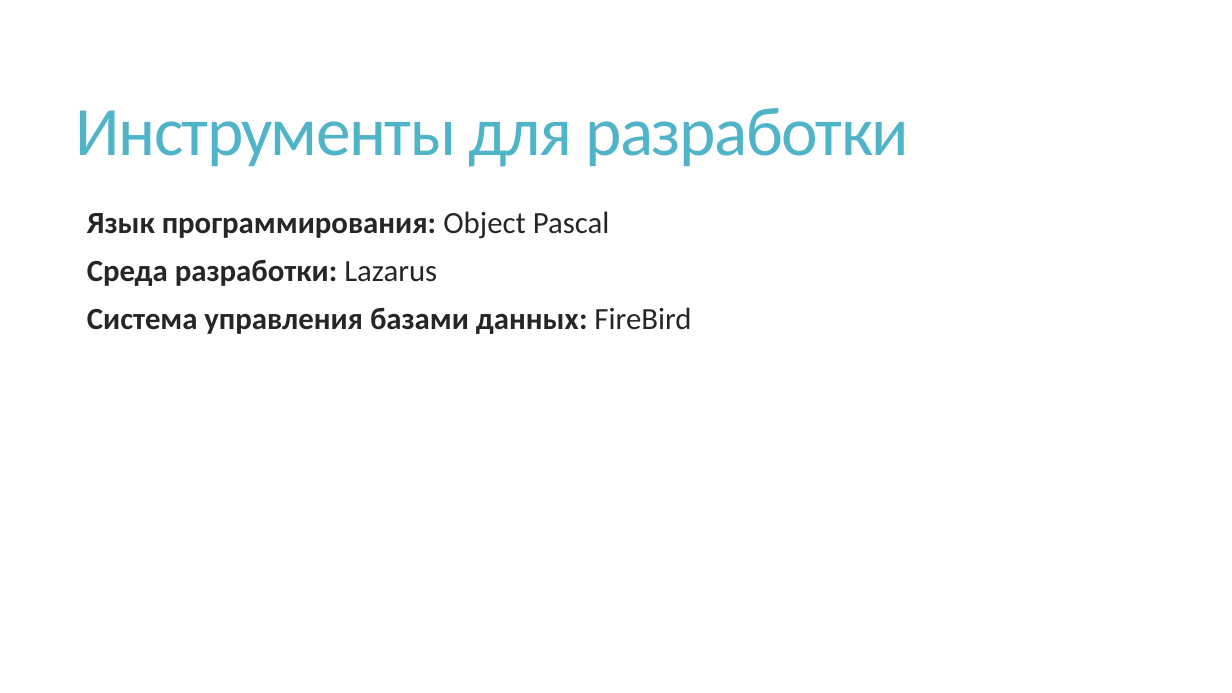
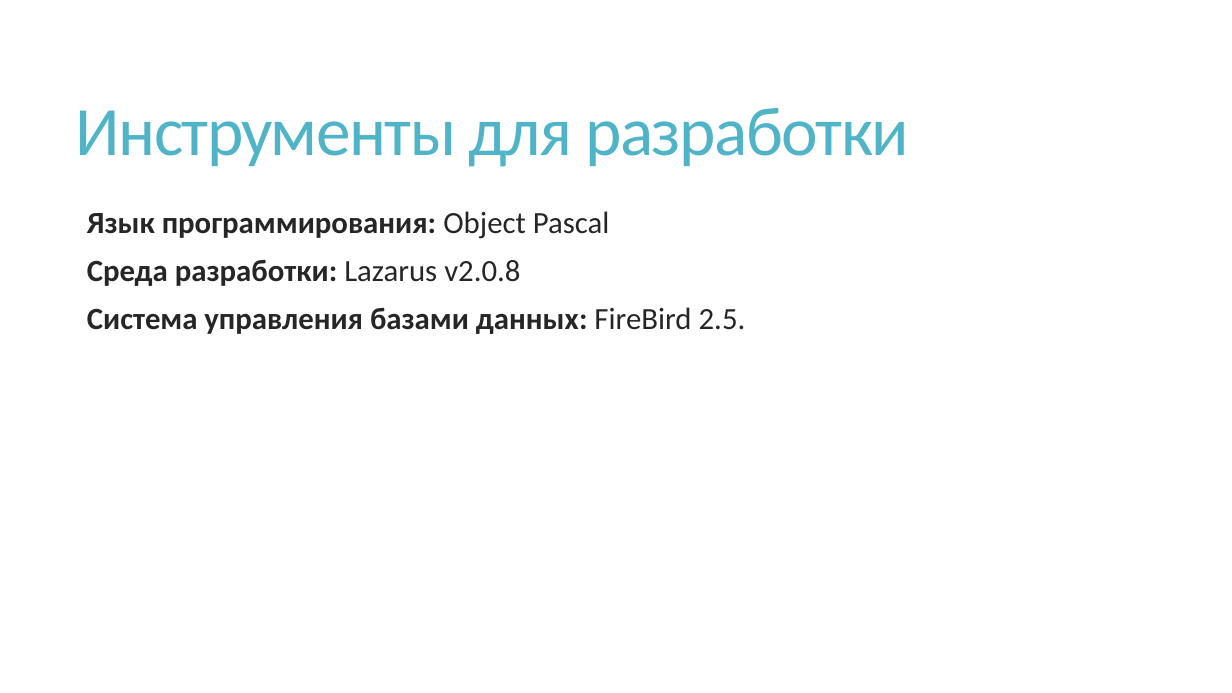
Before and after one commit to prog-kkkmt/p1-17, a slide deck: slide 2 of Курсовой проект/КУРСОВОЙ ПРОЕКТ.pptx. Drawn at 1232x693 pixels with LibreOffice and Linux fonts; fonts in the diff are those of the drawing. Boxes give left, top, right and bottom in pixels: in the first picture for what was removed or moved away, otherwise in the second. Text is boxed around its words. In the diff, an @@ line names an element or a change of style, - is before the commit and + after.

```diff
--- a/Курсовой проект/КУРСОВОЙ ПРОЕКТ.pptx
+++ b/Курсовой проект/КУРСОВОЙ ПРОЕКТ.pptx
@@ text at (87,260,746,334): text changed @@
-  Среда разработки: Lazarus
-  Система управления базами данных: FireBird
+  Среда разработки: Lazarus v2.0.8
+  Система управления базами данных: FireBird 2.5.
```
Also in this commit, not shown: 3 other slides changed, 15 other files.
